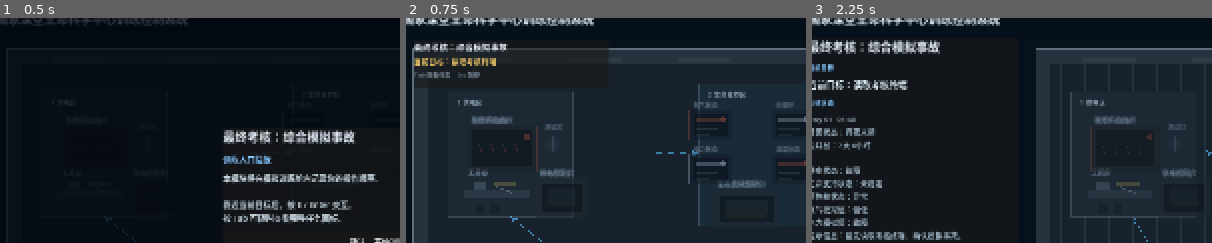
Above: before the commit, frames 1-3 (left to right).
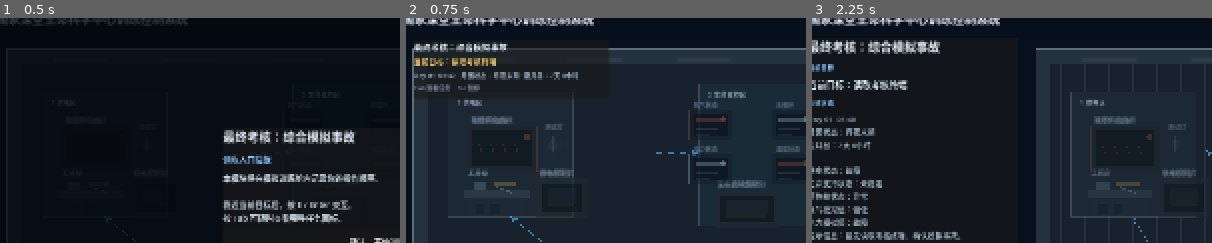
Above: after the commit, the same moments.

Repository: chinnseii/guanghan-outpost
Game: Godot game, scene res://scenes/training/FinalAssessmentScene.tscn
Two runs of this game, one before a commit and one after it. Both use one fixed random seed, a clock stepped at 60 frames per second and the inputs below. This scene is started directly instead of the project's main scene.
Inputs (mouse positions are % of the whole screen's width and height, from its top left):
- Up to frame 1 (0.5 s): no input
- Up to frame 2 (0.75 s): click "确认，开始训练" at 0.5 s
- Up to frame 3 (2.25 s): tap Enter at 1.25 s; move the mouse to (72, 45) at 1.27 s; hold Right (ui_right) 1.28-2.03 s; hold E (interact) 1.28-2.03 s; click (72, 45) at 1.42 s; move the mouse to (30, 55) at 2.02 s; hold Down (ui_down) from 2.03 s (still down); tap Tab (mission_panel) at 2.1 s
The pictures show only the part of the screen within x 3-53%, y 4-54%; the shares and areas given below are measured in that part.

Frame 1 is identical in both runs. In frame 2, 1.1% of the frame differs, in the area x 2-43%, y 24-36%; in frame 3, nothing differs.

Commit message:
Give the action-based time display its own HUD widgets
Codex's TimeManager integration prepended the time text to the top of
each scene's big multi-purpose status paragraph, which buried it and
made that panel longer. Pull it into a small, dedicated, always-visible
widget instead, per the original spec's "small area, don't crowd the
screen" requirement:

- sprint06_base_scene.gd: new top-right time_hud_panel/time_hud_label,
  hidden together with the rest of the gameplay HUD during narrative
  fades. Removed the old text-prepend in _safe_hud_text().
- training_module_scene.gd: added minimal_time_label (single compact
  line) to the always-visible minimal_hud task card, alongside the
  existing title/objective labels.

Verified via tools/capture_time_hud_check.gd against OldBaseInteriorScene
and Training_03_PowerRepair -- no overlap with existing HUD elements.

Diff:
--- a/scripts/base/sprint06_base_scene.gd
+++ b/scripts/base/sprint06_base_scene.gd
@@ -42,6 +42,8 @@
 var message_label: Label
 var prompt_label: Label
 var ai_label: Label
+var time_hud_panel: PanelContainer
+var time_hud_label: Label
 var interaction_panel: PanelContainer
 var interaction_label: Label
 var interaction_bar: ProgressBar
@@ -338,6 +340,15 @@
 	ai_label.modulate = Color("#cfe3f2", 0.92)
 	ai_label.add_theme_font_size_override("font_size", 23)
 	root.add_child(ai_label)
+
+	time_hud_panel = PanelContainer.new()
+	time_hud_panel.position = Vector2(1250, 20)
+	time_hud_panel.custom_minimum_size = Vector2(326, 84)
+	root.add_child(time_hud_panel)
+	time_hud_label = Label.new()
+	time_hud_label.modulate = Color("#9fb4c4", 0.95)
+	time_hud_label.add_theme_font_size_override("font_size", 14)
+	time_hud_panel.add_child(time_hud_label)
 
 	fade_rect = ColorRect.new()
 	fade_rect.color = Color(0, 0, 0, 0)
@@ -1655,6 +1666,9 @@
 	prompt_label.text = _prompt_text()
 	prompt_label.visible = not _hide_gameplay_hud_for_narrative()
 	ai_label.text = ai_text
+	if time_hud_panel != null:
+		time_hud_label.text = _time_hud_text()
+		time_hud_panel.visible = not _time_hud_text().is_empty() and not _hide_gameplay_hud_for_narrative()
 
 func _hide_gameplay_hud_for_narrative() -> bool:
 	return fade_rect != null and fade_rect.color.a > 0.35 and (scene_kind == "week_end" or scene_kind == "day_end" or scene_kind == "day02_end")
@@ -1689,10 +1703,7 @@
 	return _safe_hud_text("广寒前哨 · 旧基地", plant, "", objective_text, power, oxygen, temp, life)
 
 func _safe_hud_text(title: String, plant: String, checklist: String, objective: String, power: String = "基础供电", oxygen: String = "稳定", temp: String = "可维持", life: String = "最低稳定") -> String:
-	var time_text := _time_hud_text()
 	var text := "%s\n\n系统状态\n电力：%s\n氧气：%s\n温度：%s\n生命支持：%s\n植物生命信号：%s" % [title, power, oxygen, temp, life, plant]
-	if not time_text.is_empty():
-		text = "%s\n\n%s" % [time_text, text]
 	if not checklist.is_empty():
 		text += "\n\n今日巡检\n%s" % checklist
 	text += "\n\n当前目标\n> %s" % objective
--- a/scripts/training/training_module_scene.gd
+++ b/scripts/training/training_module_scene.gd
@@ -695,6 +695,7 @@
 var minimal_hud: PanelContainer
 var minimal_title_label: Label
 var minimal_objective_label: Label
+var minimal_time_label: Label
 var briefing_scrim: ColorRect
 var briefing_modal: PanelContainer
 var pause_panel: PanelContainer
@@ -863,7 +864,7 @@
 func _build_training_overlays() -> void:
 	minimal_hud = PanelContainer.new()
 	minimal_hud.position = Vector2(60, 84)
-	minimal_hud.custom_minimum_size = Vector2(390, 96)
+	minimal_hud.custom_minimum_size = Vector2(390, 118)
 	add_child(minimal_hud)
 	var hud_box := VBoxContainer.new()
 	hud_box.add_theme_constant_override("separation", 6)
@@ -877,6 +878,11 @@
 	minimal_objective_label.modulate = Color("#f0c766")
 	minimal_objective_label.add_theme_font_size_override("font_size", 15)
 	hud_box.add_child(minimal_objective_label)
+	minimal_time_label = Label.new()
+	minimal_time_label.autowrap_mode = TextServer.AUTOWRAP_WORD_SMART
+	minimal_time_label.modulate = Color("#9fb4c4")
+	minimal_time_label.add_theme_font_size_override("font_size", 13)
+	hud_box.add_child(minimal_time_label)
 	var key_hint := Label.new()
 	key_hint.text = "Tab 查看任务    Esc 暂停"
 	key_hint.modulate = Color("#7f93a3")
@@ -2056,6 +2062,8 @@
 		minimal_title_label.text = String(module_data.get("title", "训练模块"))
 	if minimal_objective_label != null:
 		minimal_objective_label.text = "当前目标：%s" % objective
+	if minimal_time_label != null:
+		minimal_time_label.text = _time_hud_text().replace("\n", " · ")
 	if module_id == "airlock_procedure":
 		hud_label.text = _airlock_hud_text()
 	elif module_id == "power_repair":
--- /dev/null
+++ b/tools/capture_time_hud_check.gd
@@ -0,0 +1,50 @@
+extends SceneTree
+
+const OUT_DIR := "res://docs/screenshots/prop_bridge_check"
+const OLD_BASE_SCENE := "res://scenes/base/OldBaseInteriorScene.tscn"
+const POWER_REPAIR_SCENE := "res://scenes/training/Training_03_PowerRepair.tscn"
+
+var scene_instance: Node
+
+func _initialize() -> void:
+	print("capture_time_hud_check start")
+	DisplayServer.window_set_size(Vector2i(1600, 900))
+	call_deferred("_run")
+
+func _run() -> void:
+	DirAccess.make_dir_recursive_absolute(ProjectSettings.globalize_path(OUT_DIR))
+
+	scene_instance = (load(OLD_BASE_SCENE) as PackedScene).instantiate()
+	root.add_child(scene_instance)
+	await process_frame
+	await process_frame
+	await create_timer(0.2).timeout
+	await process_frame
+	await process_frame
+	await _capture("31_old_base_time_hud.png")
+	scene_instance.queue_free()
+	await process_frame
+
+	scene_instance = (load(POWER_REPAIR_SCENE) as PackedScene).instantiate()
+	root.add_child(scene_instance)
+	await process_frame
+	await process_frame
+	await create_timer(0.2).timeout
+	scene_instance.call("_close_briefing")
+	await process_frame
+	await process_frame
+	await _capture("32_training_time_hud.png")
+
+	print("capture_time_hud_check done")
+	quit()
+
+func _capture(file_name: String) -> void:
+	await process_frame
+	await process_frame
+	var texture := root.get_texture()
+	if texture == null:
+		push_error("Viewport texture is unavailable. Run without --headless.")
+		return
+	var image := texture.get_image()
+	var err := image.save_png("%s/%s" % [OUT_DIR, file_name])
+	print("capture ", file_name, " err=", err)
Binary file added: docs/screenshots/prop_bridge_check/31_old_base_time_hud.png
Binary file added: docs/screenshots/prop_bridge_check/32_training_time_hud.png
Not shown, changed: docs/handoff/CURRENT.md
